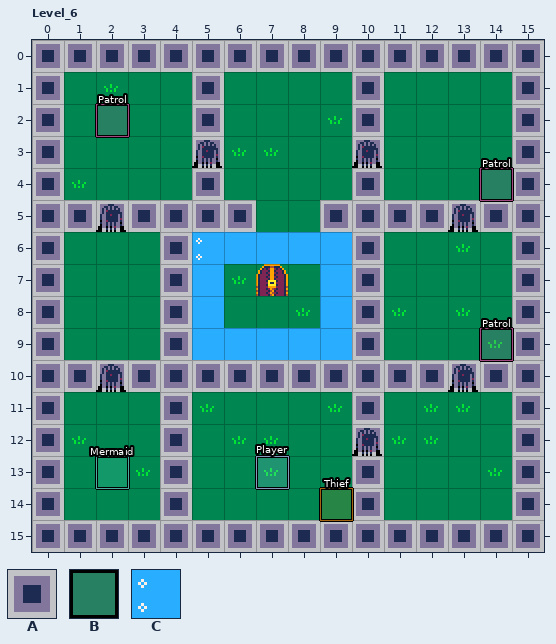
LDtk project -- res/maps/distactia.ldtk. That is the earlier state.
Cells are 16x16 px. Shown: Level_6 x 0..15, y 0..15.
Key: from "AutoBase": A 1 "Wall", B 2 "Grass", C 3 "Water".
_ is an empty cell.
Layers that did not change in this view are not listed.
Layer "AutoBase" before, first column x 0:
 0 AAAAAAAAAAAAAAAA
 1 ABBBBABBBBABBBBA
 2 ABBBBABBBBABBBBA
 3 ABBBBABBBBABBBBA
 4 ABBBBABBBBABBBBA
 5 AAAAAAABBAAAAAAA
 6 ABBBACCCCCABBBBA
 7 ABBBACBBBCABBBBA
 8 ABBBACBBBCABBBBA
 9 ABBBACCCCCABBBBA
10 AAAAAAAAAAAAAAAA
11 ABBBABBBBBABBBBA
12 ABBBABBBBBABBBBA
13 ABBBABBBBBABBBBA
14 ABBBABBBBBABBBBA
15 AAAAAAAAAAAAAAAA
New version:
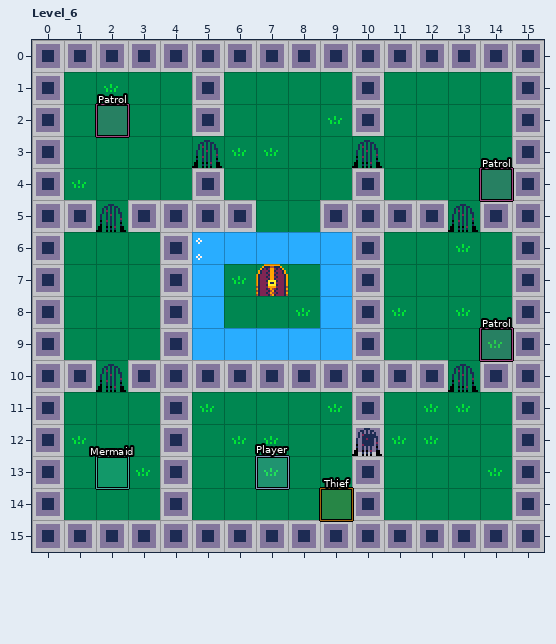
Change:
Layer "AutoBase":
Tile A gives way to tile B in row 3 at x 5 and 10; in row 5 at x 2 and 13; in row 10 at x 2 and 13.
